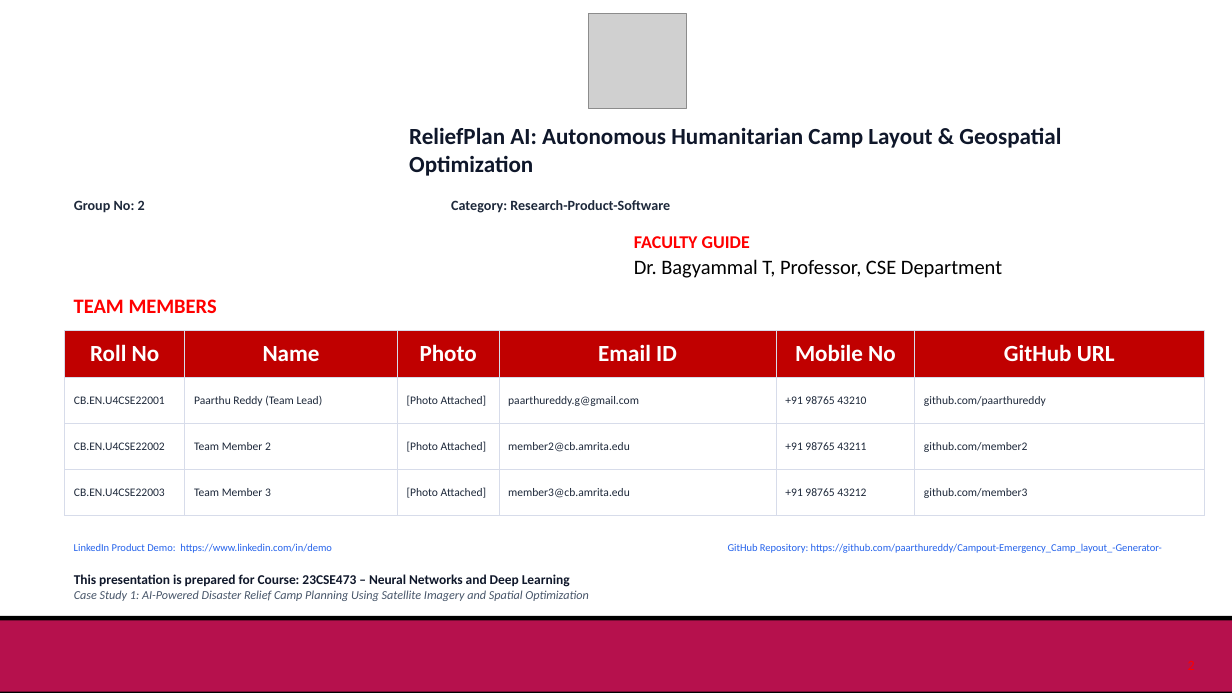
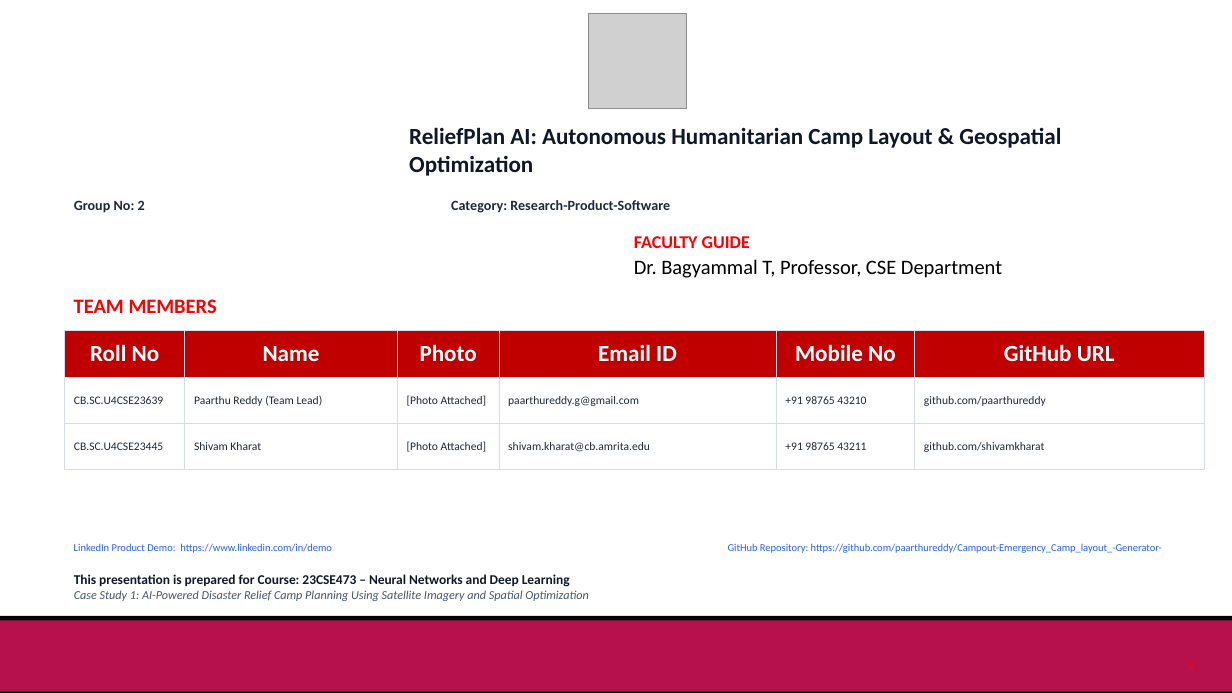
Before and after one commit to paarthureddy/Campout-Emergency_Camp_layout_-Generator-, a slide deck: slide 1 of Review_Presentation_Template (1).pptx. Drawn at 1232x693 pixels with LibreOffice and Linux fonts; fonts in the diff are those of the drawing; grey boxes stand for pictures; background and template pictures are left out. Boxes give left, top, right and bottom in pixels: in the first picture for what was removed or moved away, otherwise in the second. Text is boxed around its words. In the diff, an @@ line names an element or a change of style, - is before the commit and + after.

```diff
--- a/Review_Presentation_Template (1).pptx
+++ b/Review_Presentation_Template (1).pptx
@@ table at (65,331,1204,516) @@
-row 2: CB.EN.U4CSE22001 | Paarthu Reddy (Team Lead) | [Photo Attached] | paarthureddy.g@gmail.com | +91 98765 43210 | github.com/paarthureddy
-row 3: CB.EN.U4CSE22002 | Team Member 2 | [Photo Attached] | member2@cb.amrita.edu | +91 98765 43211 | github.com/member2
-row 4: CB.EN.U4CSE22003 | Team Member 3 | [Photo Attached] | member3@cb.amrita.edu | +91 98765 43212 | github.com/member3
+row 2: CB.SC.U4CSE23639 | Paarthu Reddy (Team Lead) | [Photo Attached] | paarthureddy.g@gmail.com | +91 98765 43210 | github.com/paarthureddy
+row 3: CB.SC.U4CSE23445 | Shivam Kharat | [Photo Attached] | shivam.kharat@cb.amrita.edu | +91 98765 43211 | github.com/shivamkharat
```
Also in this commit, not shown: 3 other slides changed, 2 slides added, 52 other files.
